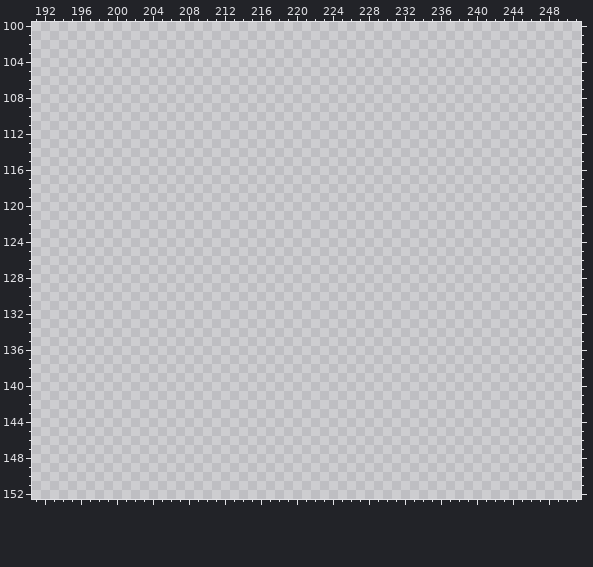
Pixel-art file, stored at assets/sprites/tilesets/foreground.aseprite. The picture above was drawn from the file before the commit.
256x256 pixels, 1 frame. Colours within 5 levels of each other are drawn and written as one. Shown: x 191..251, y 100..152. The commit also changed other parts of the picture, which this record leaves out.
The same view after the edit:
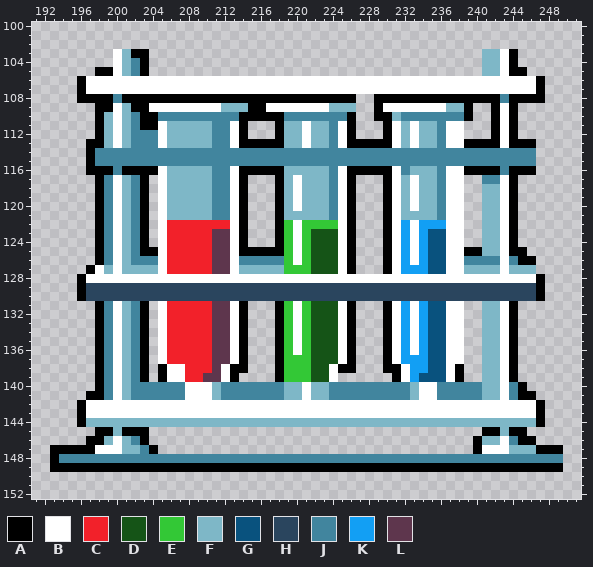
Palette (. is transparent): A #000000  B #ffffff  C #f2212a  D #155417  E #33c836  F #7eb7c7  G #09527e  H #2a455e  J #41859e  K #129ff4  L #5e364d
The exact change:
Changed rows in their new state; - is an unchanged pixel.
first column x 193:
103 -------BFAA-------------------------------------FFBA-----
104 -------BFJA-------------------------------------FFBA-----
105 -----AABFJA-------------------------------------FFBAA----
106 ---ABBBBBBBBBBBBBBBBBBBBBBBBBBBBBBBBBBBBBBBBBBBBBBBBBBA--
107 ---ABBBBBBBBBBBBBBBBBBBBBBBBBBBBBBBBBBBBBBBBBBBBBBBBBBA--
108 ---AAAAJAAAAAAAAAAAAAAAAAAAAAAAAAA--AAAAAAAAAAAAAAJAAAA--
109 -----AABFAABBBBBBBBFFFAABBBBBBBFFF--ABBBBBBBFFA--ABA-----
110 -----AFBFJAAJJJJJJJJJAAAAAJJJJJJJA--AAFJJJJJJJA--ABA-----
111 -----AFBFJAABFFFFFJJBA---AFFBFFJBA---ABFBFFJBB---ABA-----
112 -----AFBFJJJBFFFFFJJBA---AFFBFFJBA---ABFBFFJBB---ABA-----
113 ----AAFBFJJJBFFFFFJJBAAAAAFFBFFJBAAAAABFBFFJBBAAAABAAA---
114 ----AJJJJJJJJJJJJJJJJJJJJJJJJJJJJJJJJJJJJJJJJJJJJJJJJJ---
115 ----AJJJJJJJJJJJJJJJJJJJJJJJJJJJJJJJJJJJJJJJJJJJJJJJJJ---
116 ----AAAJAAAABFFFFFJJBAAAAAFFFFFJBAAAAABJFFFJBBAAAAJAAA---
117 -----AJBFJA-BFFFFFJJBA---AFBFFFJBA---ABFBFFJBB--JJBA-----
118 -----AJBFJA-BFFFFFJJBA---AFBFFFJBA---ABFBFFJBB--FFBA-----
119 -----AJBFJA-BFFFFFJJBA---AFBFFFJBA---ABFBFFJBB--FFBA-----
120 -----AJBFJA-BFFFFFJJBA---AFBFFFJBA---ABFBFFJBB--FFBA-----
121 -----AJBFJA-BFFFFFJJBA---AFFFFFJBA---ABFFFFJBB--FFBA-----
122 -----AJBFJA-BCCCCCCCBA---AEBEEEEBA---ABKBKKKBB--FFBA-----
123 -----AJBFJA-BCCCCCLLBA---AEBEDDDBA---ABKBKGGBB--FFBA-----
124 -----AJBFJA-BCCCCCLLBA---AEBEDDDBA---ABKBKGGBB--FFBA-----
125 -----AJBFJAABCCCCCLLBAAAAAEBEDDDBA---ABKBKGGBBAAFFBAA----
126 -----AJBFJJJBCCCCCLLBJJJJJEBEDDDBA---ABKBKGGBBJJJJBJAA---
127 ----ABFBFFFFBCCCCCLLBFFFFFEEEDDDBA---ABKKKGGBBFFFFBFFF---
128 ---ABBBBBBBBBBBBBBBBBBBBBBBBBBBBBBBBBBBBBBBBBBBBBBBBBBA--
129 ---AHHHHHHHHHHHHHHHHHHHHHHHHHHHHHHHHHHHHHHHHHHHHHHHHHHA--
130 ---AHHHHHHHHHHHHHHHHHHHHHHHHHHHHHHHHHHHHHHHHHHHHHHHHHHA--
131 -----AJBFJA-BCCCCCLLBA---AEBEDDDBA---ABKBKGGBB--FFBA-----
132 -----AJBFJA-BCCCCCLLBA---AEBEDDDBA---ABKBKGGBB--FFBA-----
133 -----AJBFJA-BCCCCCLLBA---AEBEDDDBA---ABKBKGGBB--FFBA-----
134 -----AJBFJA-BCCCCCLLBA---AEBEDDDBA---ABKBKGGBB--FFBA-----
135 -----AJBFJA-BCCCCCLLBA---AEBEDDDBA---ABKBKGGBB--FFBA-----
136 -----AJBFJA-BCCCCCLLBA---AEBEDDDBA---ABKBKGGBB--FFBA-----
137 -----AJBFJA-BCCCCCLLBA---AEEEDDDBA---ABKKKGGBB--FFBA-----
138 -----AJBFJA-ABBCCCLBAA---AEEEDDBAA---AABKKGGBA--FFBA-----
139 -----AJBFJA-ABBCCLLBA----AEEEDDB------ABKGGGBA--FFBA-----
140 -----AJBFJJJJJJBBBFJJJJJJJFFBFFJJJJJJJJJFBBJJJJJFFBJA----
141 ----AAJBFJJJJJJBBBFJJJJJJJFFBFFJJJJJJJJJFBBJJJJJFFBJAA---
142 ---ABBBBBBBBBBBBBBBBBBBBBBBBBBBBBBBBBBBBBBBBBBBBBBBBBBA--
143 ---ABBBBBBBBBBBBBBBBBBBBBBBBBBBBBBBBBBBBBBBBBBBBBBBBBBA--
144 ---AFFFFFFFFFFFFFFFFFFFFFFFFFFFFFFFFFFFFFFFFFFFFFFFFFFA--
145 -----AAFAAA-------------------------------------AAFAA----
146 ----AAFBFJA------------------------------------AFFBJAA---
147 AAAAABBBFFJA-----------------------------------ABBBFFFAAA
148 AJJJJJJJJJJJJJJJJJJJJJJJJJJJJJJJJJJJJJJJJJJJJJJJJJJJJJJJJ
149 AAAAAAAAAAAAAAAAAAAAAAAAAAAAAAAAAAAAAAAAAAAAAAAAAAAAAAAAA
Boxes around the changes in both pictures, in picture pixels (x1, y1, x2, y2):
added: (50, 49, 563, 472)
